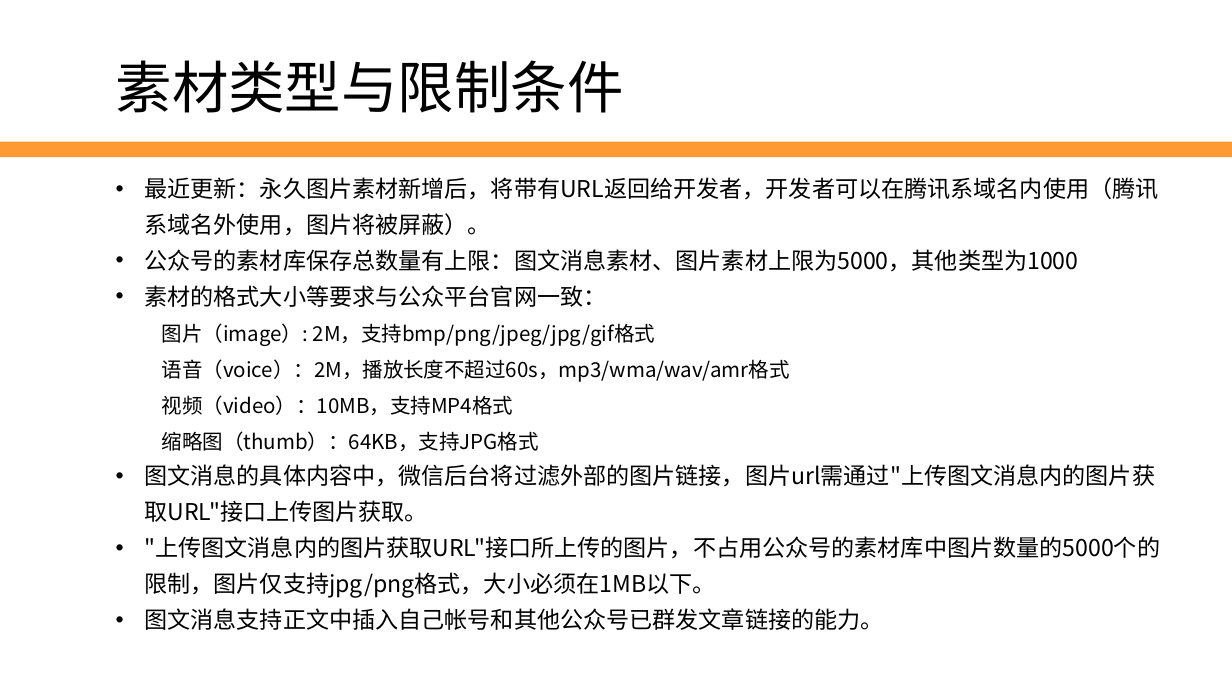
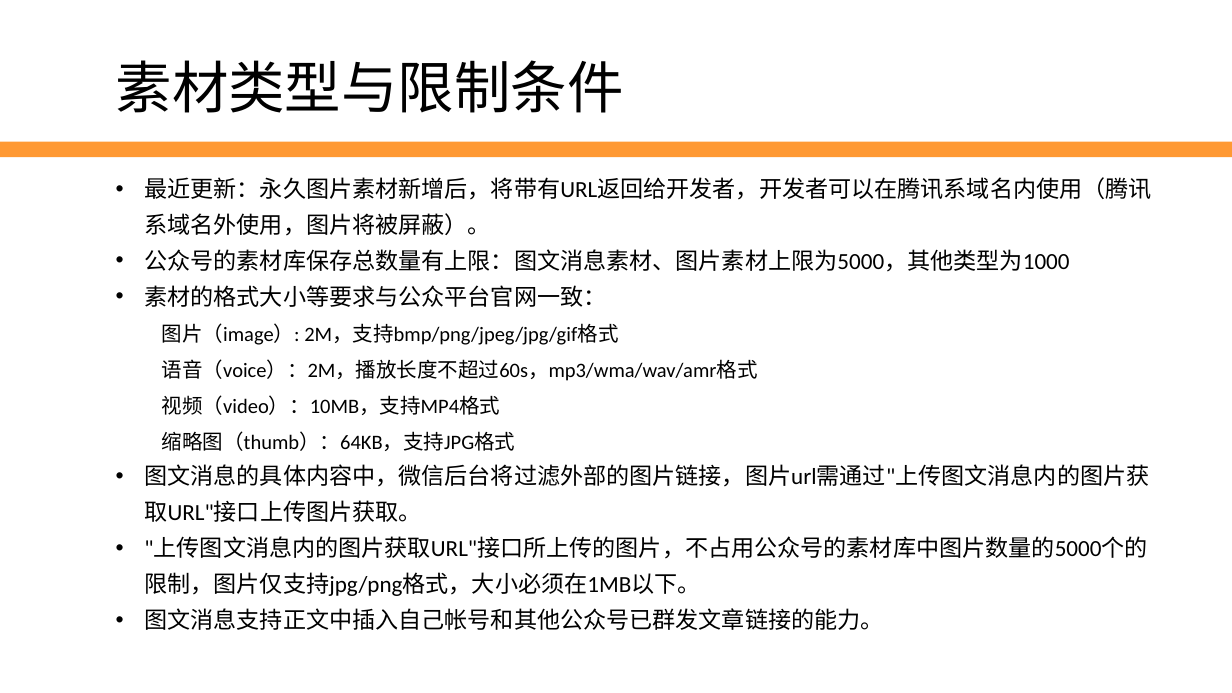
Before and after one commit to edu2act/2017-2018_1st_Wechat_Web_Programming, a slide deck: slide 10 of 第7讲 素材与图文消息.pptx. Drawn at 1232x693 pixels with LibreOffice and Linux fonts; fonts in the diff are those of the drawing; background and template pictures are left out. Boxes give left, top, right and bottom in pixels: in the first picture for what was removed or moved away, otherwise in the second. Text is boxed around its words. In the diff, an @@ line names an element or a change of style, - is before the commit and + after.

```diff
--- a/第7讲 素材与图文消息.pptx
+++ b/第7讲 素材与图文消息.pptx
@@ text "最近更新：永久图片素材新增后，将带有URL返回给开发者，开发者可以在腾讯系域名内使用（腾讯系域名外使用，图片将被屏蔽）。" at [144, 177, 1151, 630]: font Noto Sans CJK SC to Lato in "最近更新：永久图片素材新增后，将带有URL返回给开发者，开发者可以在腾讯系域名内使用（腾讯系域名外使用，图片将被屏蔽）。"; font Noto Sans CJK SC to Calibri @@
```
Also in this commit, not shown: 1 other slide changed, 2 slides added, 1 other file.
